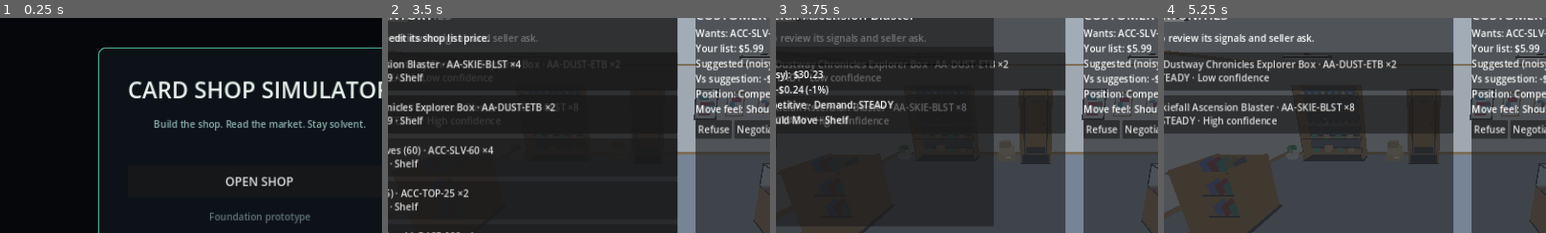
Above: before the commit, frames 1-4 (left to right).
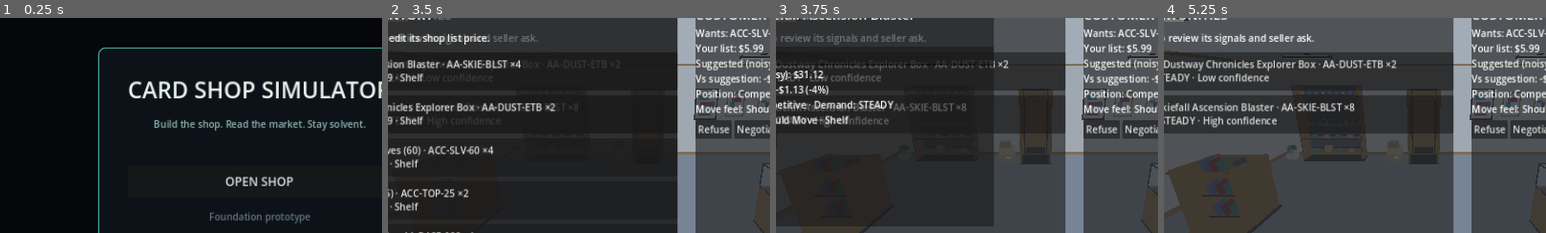
Above: after the commit, the same moments.

Repository: adamwlarson/cardshopsimulator
Game: Godot game, scene res://scenes/boot/boot.tscn
Same seed, same stepped clock (60 frames per second), same inputs: the game is played once before the commit and once after it.
Inputs:
- Up to frame 1 (0.25 s): no input
- Up to frame 2 (3.5 s): click "OPEN SHOP" at 0.5 s; click "Open floor" at 1.25 s; click "Buy opportunity" at 2 s; click "Price inventory" at 2.75 s
- Up to frame 3 (3.75 s): click "Marketplace · Dustway Chronic…" at 3.5 s
- Up to frame 4 (5.25 s): click "Distributor · Skiefall Ascens…" at 4.25 s; click "Apply" at 5 s
The pictures show only the part of the screen within x 16-66%, y 20-70%; the shares and areas given below are measured in that part.

Frames 1-2 are identical in both runs. In frame 3, 0.3% of the frame differs, in the area x 2-13%, y 24-36%; in frame 4, nothing differs.

Commit message:
Fix fire-sale undercut preview
Co-authored-by: Adam Larson <maddogawl@gmail.com>

Diff:
--- a/scripts/autoload/demand_signals.gd
+++ b/scripts/autoload/demand_signals.gd
@@ -142,14 +142,11 @@
 ) -> PriceConfirmSignal:
 	if dto == null:
 		return null
-	var refreshed := price_signal(
-		dto.sku_id,
+	return _service.refresh_price_confirm(
+		dto,
 		listed_price_cents,
 		InventoryService.location_for(dto.sku_id)
 	)
-	refreshed.display_name = dto.display_name
-	refreshed.quantity = dto.quantity
-	return refreshed
 
 
 func _open_opportunities() -> Array[BuyOpportunity]:
--- a/scripts/economy/demand_signal_service.gd
+++ b/scripts/economy/demand_signal_service.gd
@@ -132,6 +132,26 @@
 	return dto
 
 
+func refresh_price_confirm(
+	dto: PriceConfirmSignal,
+	listed_price_cents: int,
+	location: InventoryLocation
+) -> PriceConfirmSignal:
+	if dto == null:
+		return null
+	dto.listed_price_cents = listed_price_cents
+	dto.price_delta_cents = listed_price_cents - dto.suggested_price_cents
+	dto.price_delta_percent = (
+		float(dto.price_delta_cents) / float(dto.suggested_price_cents)
+		if dto.suggested_price_cents > 0
+		else 0.0
+	)
+	dto.position = _position(dto.price_delta_percent)
+	dto.move_feel = _move_feel(dto.price_delta_percent)
+	dto.display_context = _display_context(location)
+	return dto
+
+
 func _comp_range(
 	true_market_cents: int,
 	channel: Channel,
--- a/scripts/ui/hud.gd
+++ b/scripts/ui/hud.gd
@@ -299,9 +299,14 @@
 		_select_price_stock(dto)
 		if suggestion_mode == &"undercut":
 			price_input.text = DemandSignalPresenter.format_cents(
-				maxi(1, roundi(_price_signal.suggested_price_cents * 0.92))
+				maxi(1, floori(_price_signal.suggested_price_cents * 0.90))
 			)
 			_update_price_preview(price_input.text)
+			assert(
+				_price_signal != null
+				and _price_signal.position == &"undercut",
+				"Undercut focus must refresh to an undercut position."
+			)
 		price_input.grab_focus()
 		return
 
--- a/tests/test_runner.gd
+++ b/tests/test_runner.gd
@@ -773,6 +773,25 @@
 		&"undercut",
 		"rent price focus suggests Undercut"
 	)
+	var fire_sale_preview := _demand_signals.call(
+		"price_signal",
+		_captured_price_sku,
+		_inventory_service.call("listed_price_for", _captured_price_sku),
+		_inventory_service.call("location_for", _captured_price_sku)
+	) as PriceConfirmSignal
+	var undercut_cents := floori(
+		fire_sale_preview.suggested_price_cents * 0.90
+	)
+	fire_sale_preview = _demand_signals.call(
+		"refresh_price_signal",
+		fire_sale_preview,
+		undercut_cents
+	) as PriceConfirmSignal
+	_expect_equal(
+		fire_sale_preview.position,
+		&"undercut",
+		"rent fire-sale preview refresh shows Undercut"
+	)
 	_beat_director.call(
 		"_on_beat_ui_resolved",
 		RENT_FIRESALE_BEAT,
